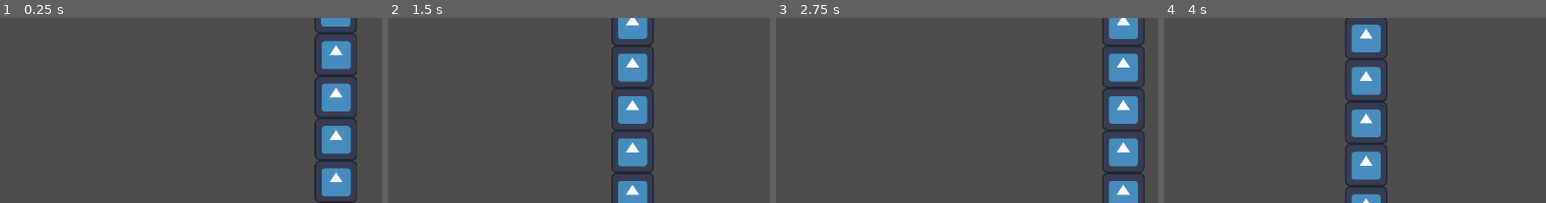
Above: before the commit, frames 1-4 (left to right).
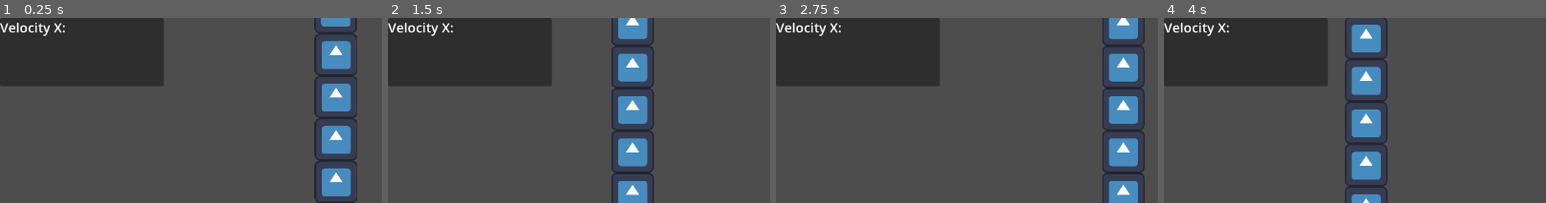
Above: after the commit, the same moments.

Repository: LitheFulminare/movimentos-explosoes-e-particulas
Game: Godot game, scene res://Game scenes/Prototyping.tscn
Same seed, same stepped clock (60 frames per second), same inputs: the game is played once before the commit and once after it. The engine's default icon, where the game draws it, is replaced by a stand-in: a white triangle on a blue panel in a dark square.
Inputs:
- Up to frame 1 (0.25 s): no input
- Up to frame 2 (1.5 s): hold D (Right) from 0.53 s (still down); tap Shift (Dash) at 0.6 s; tap W (Up) at 0.77 s; tap F (Grappling Hook) at 1.35 s
- Up to frame 3 (2.75 s): tap W (Up) at 1.52 s; release D (Right) at 2.03 s; hold A (Left) from 2.03 s (still down); tap Shift (Dash) at 2.1 s
- Up to frame 4 (4 s): release A (Left) at 2.78 s; hold D (Right) from 2.78 s (still down); tap F (Grappling Hook) at 2.85 s; tap W (Up) at 3.02, 3.77 s; tap Shift (Dash) at 3.6 s
The pictures show only the part of the screen within x 0-50%, y 0-50%; the shares and areas given below are measured in that part.

The runs differ from the first frame. In frame 1, 15% of the frame differs, in the area x 0-43%, y 0-37%; in frame 2, 15%; in frame 3, 15%; in frame 4, 15%.

Commit message:
setup debug hud

Diff:
--- /dev/null
+++ b/Godot Project/Components/HUD/Debug HUD.tscn
@@ -0,0 +1,17 @@
+[gd_scene load_steps=2 format=3 uid="uid://c8ax4bayyx25p"]
+
+[ext_resource type="Script" uid="uid://d8v6wvubj5oi" path="res://Components/HUD/debug_hud.gd" id="1_br3i4"]
+
+[node name="DebugHud" type="CanvasLayer"]
+script = ExtResource("1_br3i4")
+
+[node name="Panel" type="Panel" parent="."]
+offset_right = 247.0
+offset_bottom = 103.0
+
+[node name="Label" type="Label" parent="Panel"]
+layout_mode = 0
+offset_right = 182.0
+offset_bottom = 50.0
+theme_override_font_sizes/font_size = 20
+text = "Velocity X:"
--- /dev/null
+++ b/Godot Project/Components/HUD/debug_hud.gd
@@ -0,0 +1,2 @@
+class_name DebugHUD
+extends CanvasLayer
--- /dev/null
+++ b/Godot Project/Misc/debug_tools.gd
@@ -0,0 +1,8 @@
+extends Node
+
+var debug_hud: DebugHUD
+var debug_hud_scene: PackedScene = preload("res://Components/HUD/Debug HUD.tscn")
+
+func _ready() -> void:
+	debug_hud = debug_hud_scene.instantiate()
+	add_child(debug_hud)
--- a/Godot Project/project.godot
+++ b/Godot Project/project.godot
@@ -18,6 +18,7 @@
 [autoload]
 
 PlayerVars="*res://Player/player_vars.gd"
+DebugTools="*res://Misc/debug_tools.gd"
 
 [display]
 
Not shown, added: Godot Project/Components/HUD/debug_hud.gd.uid
Not shown, added: Godot Project/Misc/debug_tools.gd.uid
